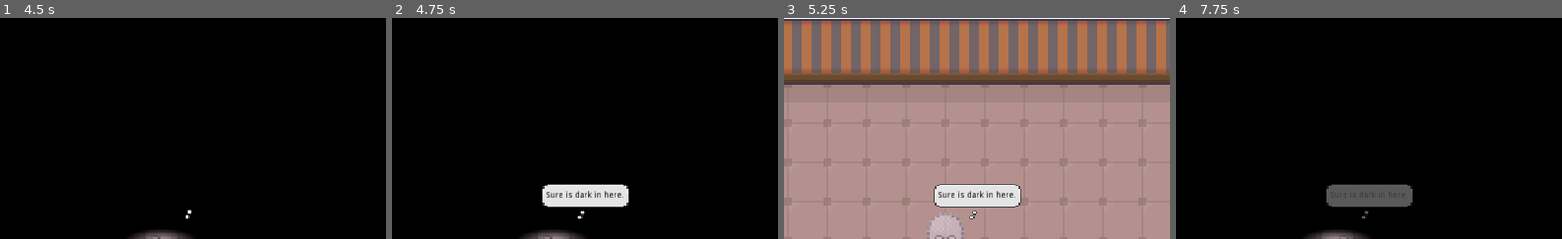
Above: before the commit, frames 1-4 (left to right).
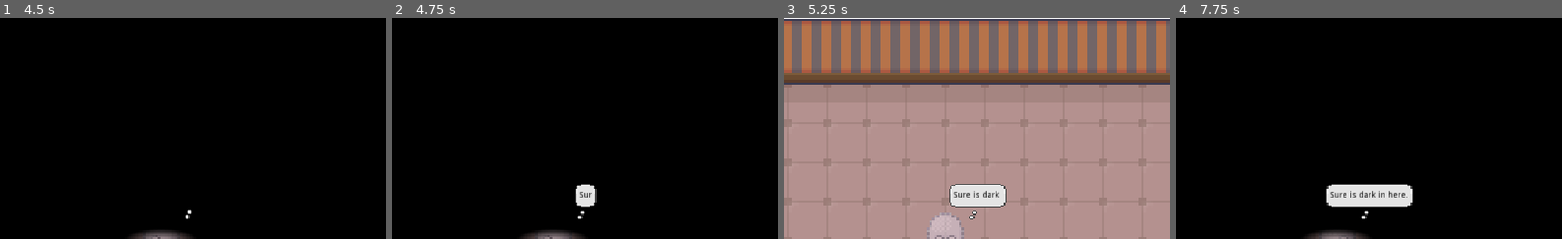
Above: after the commit, the same moments.

Repository: aranasaurus/bad-luck-blanche
Game: Godot game, scene res://World.tscn
The game is run twice, just before and just after one commit, with the same random seed, the same clock (stepped at 60 frames per second) and the same inputs.
Inputs:
- Up to frame 1 (4.5 s): tap Enter at 0.5, 3.5 s; hold Right (Right) 0.53-1.28 s; hold L (Lights) 0.53-1.28 s; hold Down (Down) 1.28-2.03 s; tap L (Lights) at 1.35, 2.85, 4.35 s; tap Space at 2 s; hold Right (Right) 2.03-2.78 s; hold L (Lights) 2.03-2.78 s; hold Up (Up) 2.78-3.53 s; hold L (Lights) 3.53-4.28 s; hold Left (Left) from 3.53 s (still down); tap H (Help) at 4.15 s
- Up to frame 2 (4.75 s): keep holding Left (Left)
- Up to frame 3 (5.25 s): release Left (Left) at 5.03 s; hold Down (Down) from 5.03 s (still down); hold L (Lights) from 5.03 s (still down)
- Up to frame 4 (7.75 s): release Down (Down) at 5.78 s; release L (Lights) at 5.78 s; hold Right (Right) 5.78-6.53 s; tap L (Lights) at 5.85, 7.35 s; tap Space at 6.5 s; hold Up (Up) 6.53-7.28 s; hold L (Lights) 6.53-7.28 s; hold Right (Right) from 7.28 s (still down)
The pictures show only the part of the screen within x 30-80%, y 0-50%; the shares and areas given below are measured in that part.

Frame 1 is identical in both runs. In frame 2, 2.0% of the frame differs, in the area x 38-62%, y 75-86%; in frame 3, 1.2%; in frame 4, 2.4%, in the area x 38-62%, y 75-92%.

Commit message:
Animate thought bubbles more gooder

Diff:
--- a/Blanche.gd
+++ b/Blanche.gd
@@ -32,5 +32,4 @@
 
 func _unhandled_key_input(event: InputEventKey) -> void:
 	if event.is_action("Help"):
-		bubble.show()
-		bubble.text = "Sure is dark in here."
+		bubble.show_text("Sure is dark in here.")
--- a/ThoughtBubble.gd
+++ b/ThoughtBubble.gd
@@ -1,29 +1,58 @@
 tool
 extends Node2D
 
-export var text := "" setget set_text, get_text
+export var currentText := "" setget _set_currentText
 export var displayDuration := 3
+export var perLetterDuration := 0.04
 
 onready var label := $VBoxContainer/Label
 onready var animationPlayer := $AnimationPlayer
 onready var displayTimer := $DisplayTimer
+onready var letterTimer := $LetterTimer
 
+var _textLength := 0
+var _textIndex := 0
+var _finalText := ""
 
-func get_text() -> String:
-	if label:
-		return label.text
-	else:
-		return ""
-
-func set_text(new_value: String) -> void:
+func _set_currentText(new_value: String) -> void:
+	currentText = new_value
 	if label:
 		label.text = new_value
 
-func show() -> void:
+func show_text(text: String) -> void:
+	cancel_timers()
+	reset_text()
+	_finalText = text
+	_textLength = text.length()
+
 	animationPlayer.play("Show")
 
+func reset_text() -> void:
+	self.currentText = ""
+	_textIndex = 0
+	_finalText = ""
+	_textLength = 0
+
+func cancel_timers() -> void:
+	letterTimer.stop()
+	displayTimer.stop()
+
+func _advanceTextAnimation() -> void:
+	if _textIndex >= _textLength:
+		displayTimer.start(displayDuration)
+	else:
+		self.currentText += _finalText[_textIndex]
+		_textIndex += 1
+		letterTimer.start(perLetterDuration)
+
 func _on_Show_finished() -> void:
-	displayTimer.start(displayDuration)
+	letterTimer.start(perLetterDuration)
 
-func _on_Timer_timeout() -> void:
+func _on_Hide_finished() -> void:
+	reset_text()
+
+func _on_LetterTimer_timeout() -> void:
+	_advanceTextAnimation()
+
+func _on_DisplayTimer_timeout() -> void:
 	animationPlayer.play("Hide")
--- a/ThoughtBubble.tscn
+++ b/ThoughtBubble.tscn
@@ -44,6 +44,20 @@
 "update": 0,
 "values": [ Color( 1, 1, 1, 1 ), Color( 1, 1, 1, 0 ) ]
 }
+tracks/3/type = "method"
+tracks/3/path = NodePath(".")
+tracks/3/interp = 1
+tracks/3/loop_wrap = true
+tracks/3/imported = false
+tracks/3/enabled = true
+tracks/3/keys = {
+"times": PoolRealArray( 0.6 ),
+"transitions": PoolRealArray( 1 ),
+"values": [ {
+"args": [  ],
+"method": "_on_Hide_finished"
+} ]
+}
 
 [sub_resource type="Animation" id=2]
 length = 0.4
@@ -120,6 +134,30 @@
 "transitions": PoolRealArray( 1 ),
 "update": 1,
 "values": [ true ]
+}
+tracks/6/type = "value"
+tracks/6/path = NodePath("VBoxContainer:rect_position")
+tracks/6/interp = 1
+tracks/6/loop_wrap = true
+tracks/6/imported = false
+tracks/6/enabled = true
+tracks/6/keys = {
+"times": PoolRealArray( 0 ),
+"transitions": PoolRealArray( 1 ),
+"update": 0,
+"values": [ Vector2( 16, -48 ) ]
+}
+tracks/7/type = "value"
+tracks/7/path = NodePath("VBoxContainer:rect_size")
+tracks/7/interp = 1
+tracks/7/loop_wrap = true
+tracks/7/imported = false
+tracks/7/enabled = true
+tracks/7/keys = {
+"times": PoolRealArray( 0 ),
+"transitions": PoolRealArray( 1 ),
+"update": 0,
+"values": [ Vector2( 0, 14 ) ]
 }
 
 [node name="ThoughtBubble" type="Node2D"]
@@ -204,4 +242,8 @@
 anims/Hide = SubResource( 1 )
 anims/Show = SubResource( 2 )
 
-[connection signal="timeout" from="DisplayTimer" to="." method="_on_Timer_timeout"]
+[node name="LetterTimer" type="Timer" parent="."]
+one_shot = true
+
+[connection signal="timeout" from="DisplayTimer" to="." method="_on_DisplayTimer_timeout"]
+[connection signal="timeout" from="LetterTimer" to="." method="_on_LetterTimer_timeout"]
